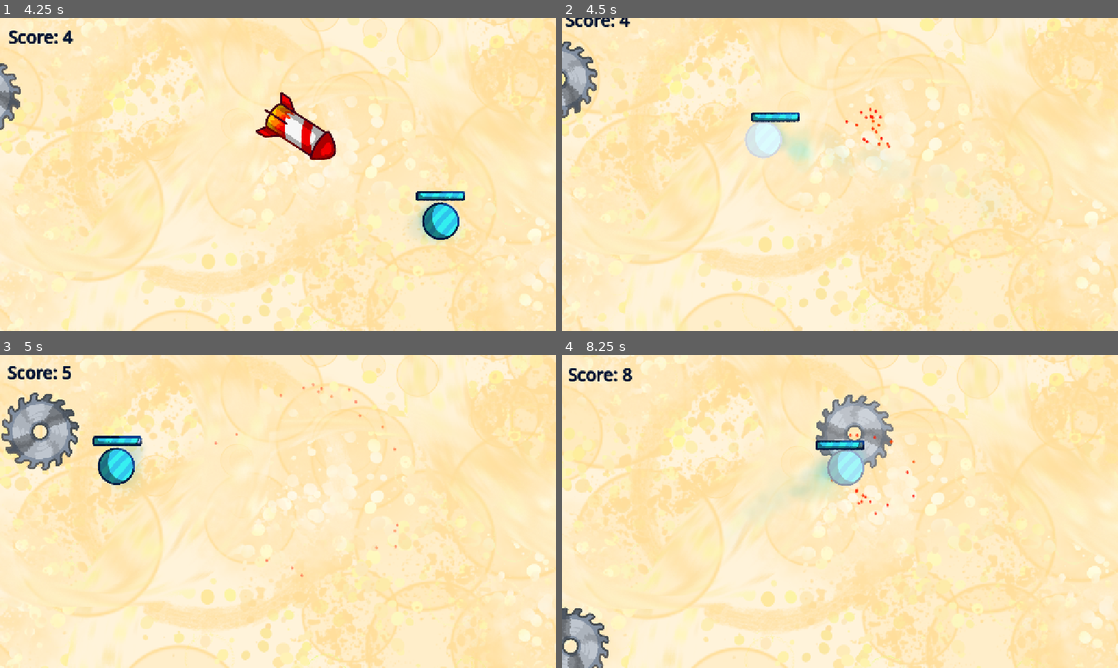
Above: before the commit, frames 1-4 (two rows, left to right).
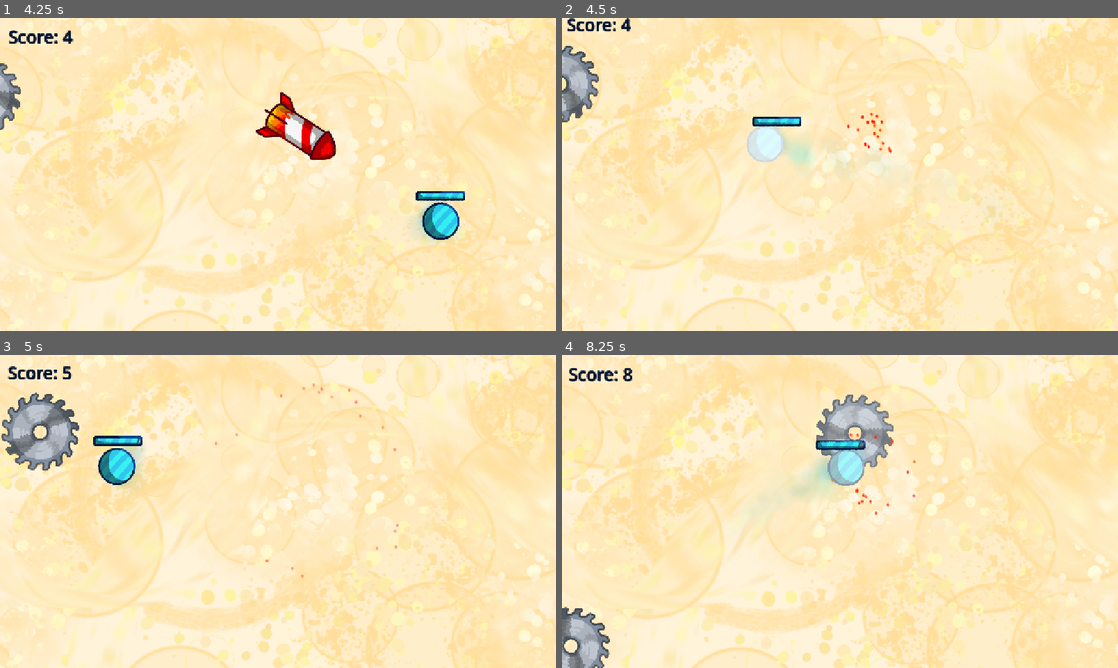
Above: after the commit, the same moments.

Repository: onebobtwobobredbobbluebob/dot-dodge-game
Game: Godot game, scene res://main/main.tscn
The game is run twice, just before and just after one commit, with the same random seed, the same clock (stepped at 60 frames per second) and the same inputs.
Inputs (mouse positions are in pixels of both pictures, inside the frame that each line leads up to):
- Up to frame 1 (4.25 s): tap Enter at 0.5 s; move the mouse to (400, 158) at 0.52 s; hold Right 0.53-1.28 s; tap Alt at 0.6, 2.1, 3.6 s; click (400, 158) at 0.67 s; move the mouse to (166, 190) at 1.27 s; hold Down 1.28-2.03 s; tap Shift at 1.35, 2.85 s; move the mouse to (333, 105) at 2.02 s; hold Right 2.03-2.78 s; move the mouse to (250, 237) at 2.77 s; hold Up 2.78-3.53 s; click (250, 237) at 2.92 s; move the mouse to (444, 221) at 3.52 s; hold Left from 3.53 s (still down)
- Up to frame 2 (4.5 s): keep holding Left; move the mouse to (673, 127) at 4.27 s; tap Shift at 4.35 s
- Up to frame 3 (5 s): keep holding Left
- Up to frame 4 (8.25 s): move the mouse to (867, 511) at 5.02 s; release Left at 5.03 s; hold Down 5.03-5.78 s; tap Alt at 5.1, 6.6, 8.1 s; click (867, 511) at 5.17 s; move the mouse to (756, 433) at 5.77 s; hold Right 5.78-6.53 s; tap Shift at 5.85, 7.35 s; move the mouse to (962, 495) at 6.52 s; hold Up 6.53-7.28 s; move the mouse to (728, 527) at 7.27 s; hold Right 7.28-8.03 s; click (728, 527) at 7.42 s; move the mouse to (895, 442) at 8.02 s; hold Down from 8.03 s (still down)

Frame 1 is identical in both runs. In frame 2, 13% of the frame differs, in the area x 0-100%, y 0-100%; in frame 3, 0.7%; in frame 4, 0.8%.

Commit message:
capped screen shake and reduced it a bit

Diff:
--- a/enemies/rocket.gd
+++ b/enemies/rocket.gd
@@ -56,7 +56,7 @@
 		dist = 100
 	#print()
 	#print(dist)
-	var shake: float = 7000 / dist
+	var shake: float = 5000 / dist
 	#print(shake)
 	GameState.camera.shake += shake
 	#GameState.camera.zoom = Vector2(0.9, 0.9)
--- a/enemies/saw.gd
+++ b/enemies/saw.gd
@@ -34,7 +34,8 @@
 		if damage_cooldown < 0:
 			GameState.player.get_hit(1, 0.7)
 			#delete()
-			GameState.camera.shake += 3
+			if GameState.camera.shake < 30:
+				GameState.camera.shake += 3
 			damage_cooldown = 0.1
 			flash = 0.3
 	damage_cooldown -= delta
--- a/main/main.gd
+++ b/main/main.gd
@@ -19,3 +19,6 @@
 				GameState.camera.shake = 50
 		else:
 			timer = 0
+			if GameState.camera.shake > 60:
+				#print(GameState.camera.shake)
+				GameState.camera.shake = 60
Not shown, changed: export_presets.cfg
